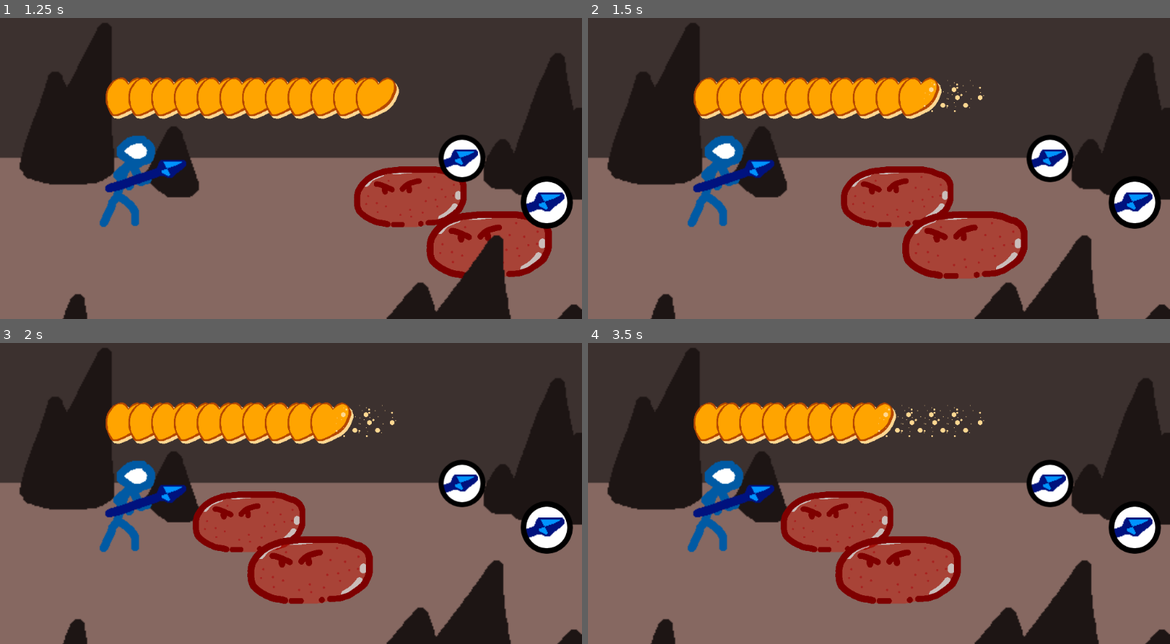
Above: before the commit, frames 1-4 (two rows, left to right).
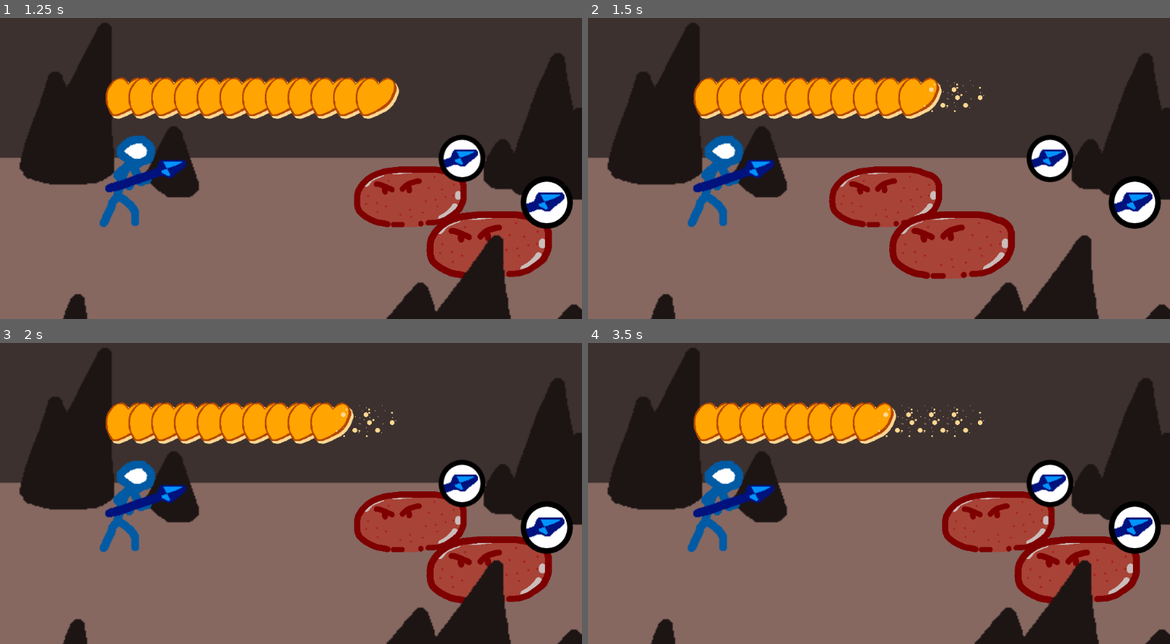
Above: after the commit, the same moments.

Repository: WightLight/StrawberryShortsword
Game: Godot game, scene res://Battle/Battle.tscn
Two runs of this game, one before a commit and one after it. Both use one fixed random seed, a clock stepped at 60 frames per second and the inputs below.
Inputs (mouse positions are in pixels of both pictures, inside the frame that each line leads up to):
- Up to frame 1 (1.25 s): tap Enter at 0.5 s
- Up to frame 2 (1.5 s): click (1047, 159) at 1.27 s
- Up to frame 3 (2 s): no input
- Up to frame 4 (3.5 s): tap Space at 2.75 s

Frame 1 is identical in both runs. In frame 2, 3.8% of the frame differs, in the area x 41-76%, y 49-87%; in frame 3, 14%, in the area x 33-95%, y 49-87%; in frame 4, 14%.

Commit message:
Slime retreats after attacking

Diff:
--- a/Enemy/Slime/Slime.tscn
+++ b/Enemy/Slime/Slime.tscn
@@ -35,7 +35,7 @@
 
 [sub_resource type="Animation" id=2]
 resource_name = "Slime Attack"
-length = 0.25
+length = 0.5
 tracks/0/type = "value"
 tracks/0/path = NodePath("Sprite:position")
 tracks/0/interp = 2
@@ -43,10 +43,10 @@
 tracks/0/imported = false
 tracks/0/enabled = true
 tracks/0/keys = {
-"times": PoolRealArray( 0, 0.249089 ),
-"transitions": PoolRealArray( 1, 1 ),
+"times": PoolRealArray( 0, 0.249089, 0.5 ),
+"transitions": PoolRealArray( 1, 1, 1 ),
 "update": 0,
-"values": [ Vector2( 0, 0 ), Vector2( -315.151, 0 ) ]
+"values": [ Vector2( 0, 0 ), Vector2( -315.151, 0 ), Vector2( 0, 0 ) ]
 }
 tracks/1/type = "method"
 tracks/1/path = NodePath("AudioStreamPlayer")
